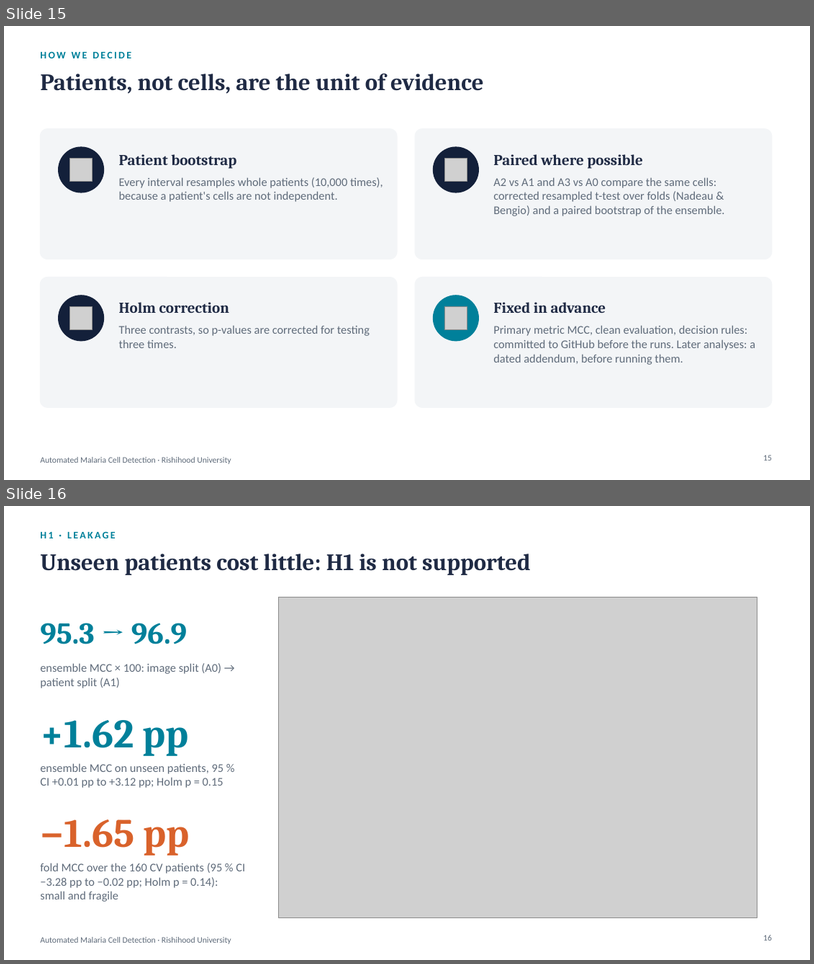
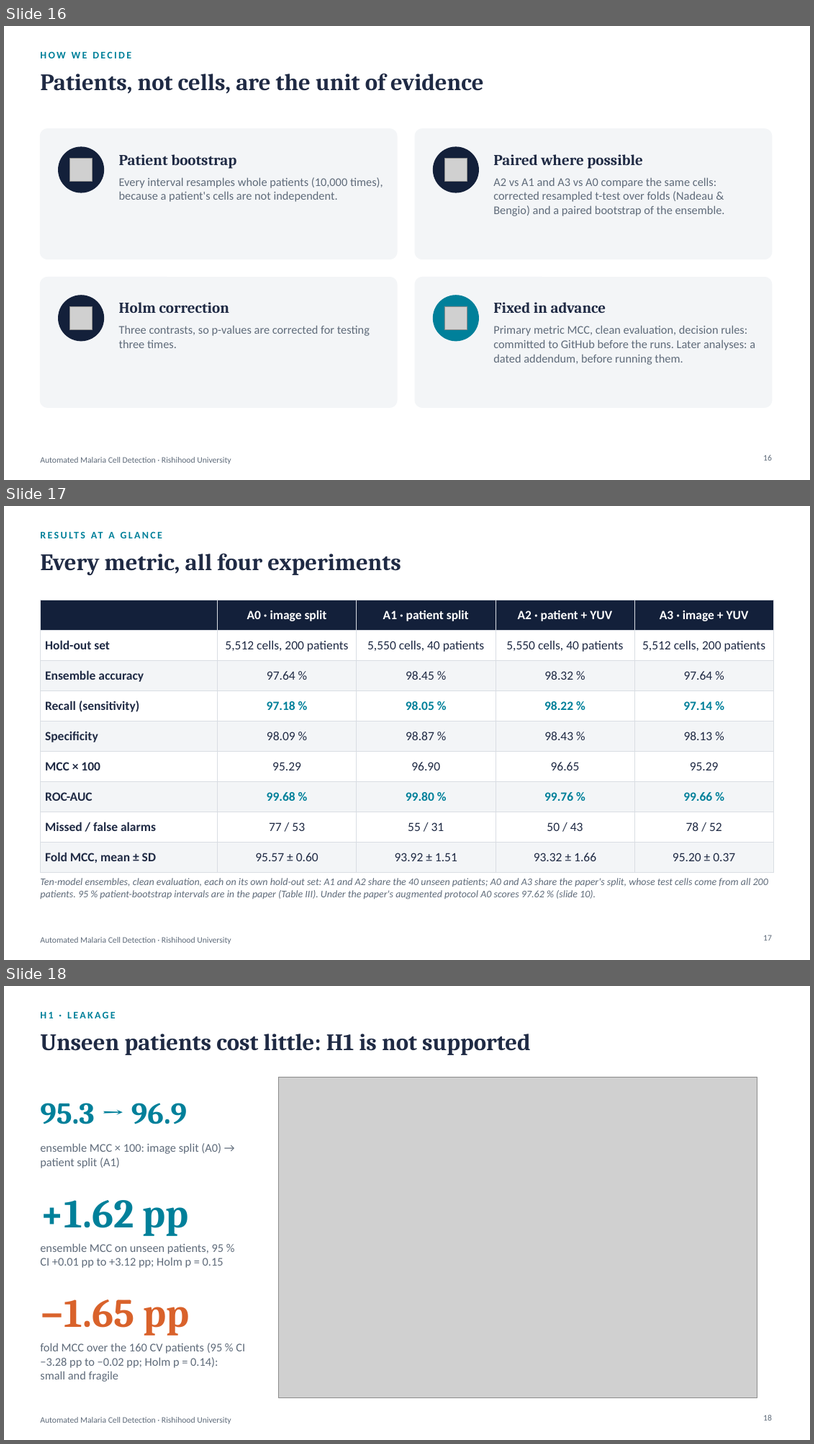
Before and after one commit to amathziah/malaria-detection, a slide deck: slides/Malaria_Phase3_Final.pptx. Shown one above the other, each under a label of ours: slides 15 and 16 before the commit, slides 16, 17 and 18 after it. The pictures are 814x964 and 814x1444 pixels, drawn with LibreOffice and Linux fonts; fonts in the diff are those of the drawing; grey boxes stand for pictures. Boxes give left, top, right and bottom in pixels: in the first picture for what was removed or moved away, otherwise in the second. Text is boxed around its words. In the diff, an @@ line names an element or a change of style, - is before the commit and + after.

Commit message:
Deck: reproducibility checklist, every metric, and why our predictions were wrong (27 slides)
New slides: the base paper's reproducibility checklist (7), every metric for A0-A3 including recall and ROC-AUC (17),
and predictions vs outcomes for H1 and H2 (21). The error slide is labelled as the failure analysis and the recall
slide as a screening view with no clinical claim.

```diff
--- a/slides/Malaria_Phase3_Final.pptx
+++ b/slides/Malaria_Phase3_Final.pptx
@@ slide 17 added at (4,506,810,960), background #FFFFFF; not listed: 1 template element that a slide beside it also shows @@
@@ text added at (91,532,114,538), 12 pt, text #00809A, bold @@
+RESULTS AT A GLANCE
@@ title added at (40,554,401,575), 28 pt, text #1F2A44, bold @@
+Every metric, all four experiments
@@ table added at (40,600,774,865), 9 rows, 5 columns @@
+ | A0 · image split | A1 · patient split | A2 · patient + YUV | A3 · image + YUV
+Hold-out set | 5,512 cells, 200 patients | 5,550 cells, 40 patients | 5,550 cells, 40 patients | 5,512 cells, 200 patients
+Ensemble accuracy | 97.64 % | 98.45 % | 98.32 % | 97.64 %
+Recall (sensitivity) | 97.18 % | 98.05 % | 98.22 % | 97.14 %
+Specificity | 98.09 % | 98.87 % | 98.43 % | 98.13 %
+MCC × 100 | 95.29 | 96.90 | 96.65 | 95.29
+ROC-AUC | 99.68 % | 99.80 % | 99.76 % | 99.66 %
+Missed / false alarms | 77 / 53 | 55 / 31 | 50 / 43 | 78 / 52
+Fold MCC, mean ± SD | 95.57 ± 0.60 | 93.92 ± 1.51 | 93.32 ± 1.66 | 95.20 ± 0.37
@@ text added at (40,878,769,899), 12 pt, text #5F6B7A, italic @@
+Ten-model ensembles, clean evaluation, each on its own hold-out set: A1 and A2 share the 40 unseen patients; A0 and A3 share the paper's split, whose test cells come from all 200 patients. 95 % patient-bootstrap intervals are in the paper (Table III). Under the paper's augmented protocol A0 scores 97.62 % (slide 10).
@@ page number added at (764,934,772,940), 10 pt, text #5F6B7A @@
+17
@@ what was slide 15 is now slide 16 @@
@@ page number at (764,454,772,460): text changed @@
-15
+16
@@ what was slide 16 is now slide 18 @@
```
Also in this commit, not shown: 5 slides changed, 2 other slides added, 4 other files.
